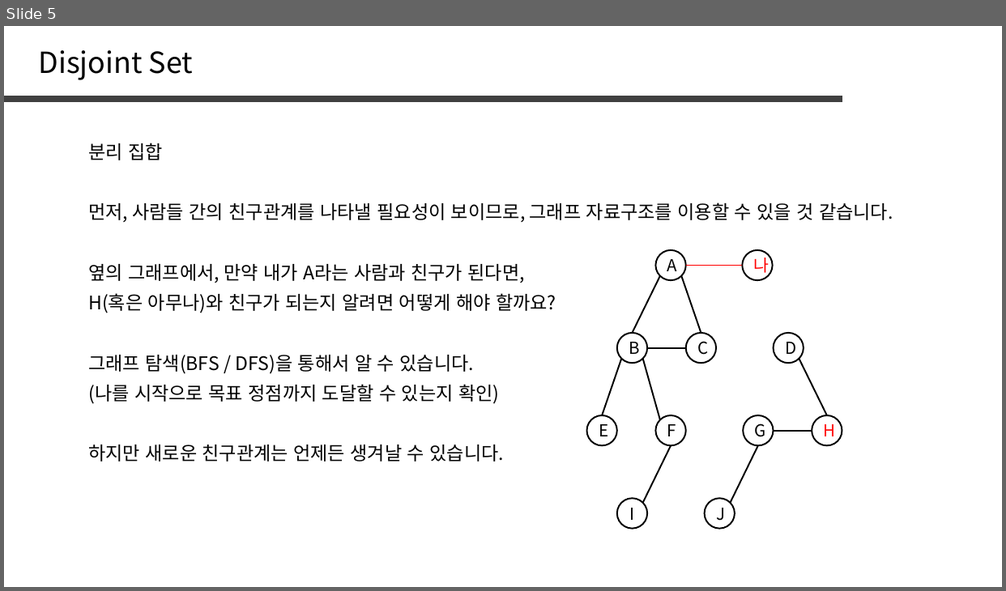
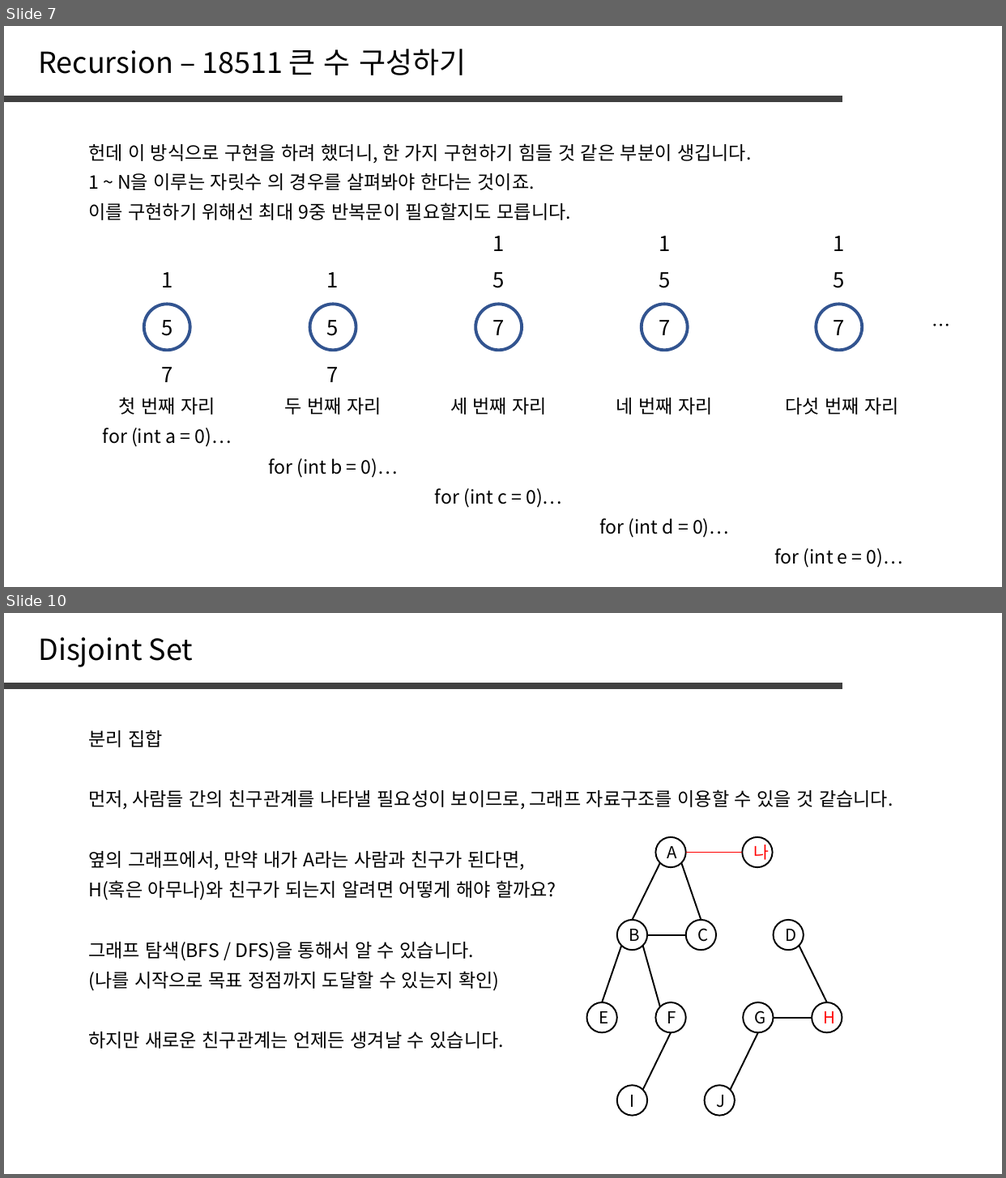
Before and after one commit to jaehoo1/PS-study, a slide deck: study/11_Recursion, Backtracking.pptx. Shown one above the other, each under a label of ours: slide 5 before the commit, slides 7 and 10 after it; the slides between them are not shown. The pictures are 1006x591 and 1006x1178 pixels, drawn with LibreOffice and Linux fonts; fonts in the diff are those of the drawing. Boxes give left, top, right and bottom in pixels: in the first picture for what was removed or moved away, otherwise in the second. Text is boxed around its words. In the diff, an @@ line names an element or a change of style, - is before the commit and + after.

```diff
--- a/study/11_Recursion, Backtracking.pptx
+++ b/study/11_Recursion, Backtracking.pptx
@@ slide 7 added at (4, 26, 1002, 587), background #FFFFFF @@
@@ text added at (39, 49, 466, 75), 28 pt, text #000000 @@
+Recursion – 18511 큰 수 구성하기
@@ line added from (4, 99) to (842, 99), #404040 6 pt @@
@@ text added at (88, 143, 751, 163), 18 pt, text #000000 @@
+헌데 이 방식으로 구현을 하려 했더니, 한 가지 구현하기 힘들 것 같은 부분이 생깁니다.
@@ text added at (88, 173, 535, 190), 18 pt, text #000000 @@
+1 ~ N을 이루는 자릿수 의 경우를 살펴봐야 한다는 것이죠.
@@ text added at (88, 203, 571, 220), 18 pt, text #000000 @@
+이를 구현하기 위해선 최대 9중 반복문이 필요할지도 모릅니다.
@@ group added at (119, 236, 899, 415): 15 texts, 5 ellipses @@
+5
+1
+7
+두 번째 자리
+7
+1
+세 번째 자리
+5
+7
+1
+네 번째 자리
+5
+5
+1
+7
+첫 번째 자리
+7
+1
+다섯 번째 자리
+5
@@ text added at (912, 310, 971, 340), 18 pt, text #000000 @@
+…
@@ text added at (103, 428, 231, 447), 18 pt, text #000000 @@
+for (int a = 0)…
@@ text added at (268, 459, 398, 478), 18 pt, text #000000 @@
+for (int b = 0)…
@@ text added at (435, 489, 562, 508), 18 pt, text #000000 @@
+for (int c = 0)…
@@ text added at (599, 518, 729, 538), 18 pt, text #000000 @@
+for (int d = 0)…
@@ text added at (774, 548, 903, 568), 18 pt, text #000000 @@
+for (int e = 0)…
@@ what was slide 5 is now slide 10 @@
```
Also in this commit, not shown: 1 slide changed, 5 other slides added, 1 slide removed.
